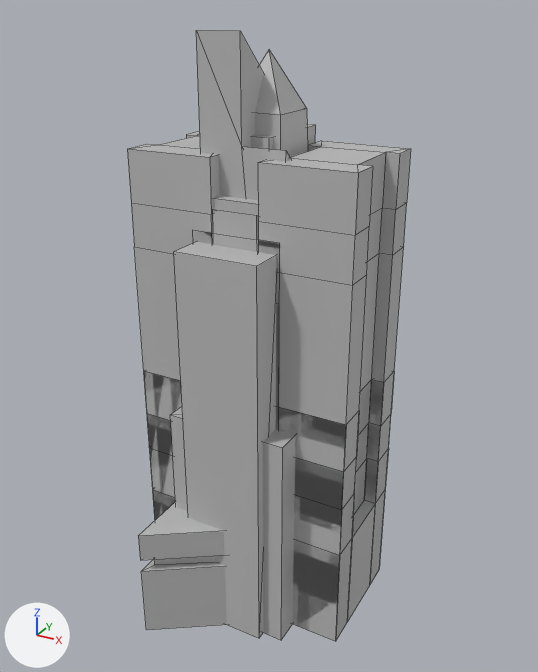
The FBX model Assets/Art/Mesh/Buildings.fbx as it was, and as the next commit left it.
Before and after are seen from a 50 mm lens placed at (0.0437, -0.0795, 0.0789), pointed at (-0.0001, 0.0002, 0.039). Lighting does not change. The marker at lower left points along +X, +Y and +Z. Mesh edges are drawn as thin lines. Where no turn or scale is listed for an object, it has been applied to the vertices.

Names of what the first picture shows: 'b00', 'b02', 'b04', 'b05', 'b10', 'b11', 'b13', 'b14', 'b15', 'b16', 'b17'.
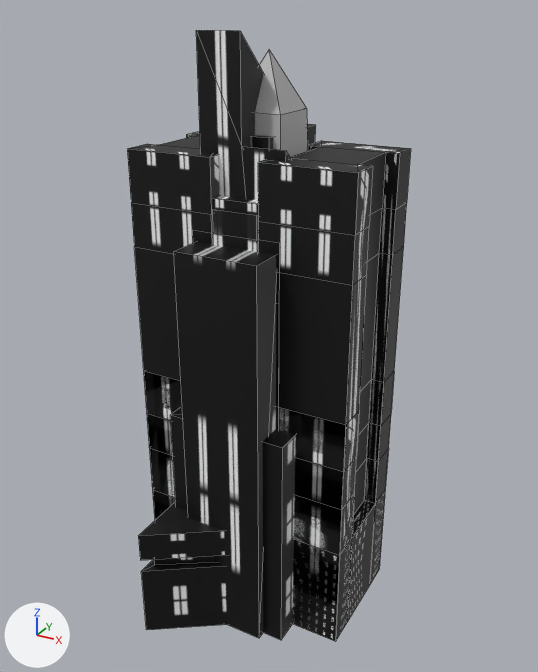
Where the change shows, as pixel boxes [x1, y1, x2, y2] in the pictures (538 x 672 px):
'b02', recoloured (grey to black)
    both: [127, 131, 411, 642]
'b14', recoloured (grey to black)
    both: [174, 195, 276, 638]
'b16', recoloured
    both: [144, 371, 394, 641]
'b15', recoloured (grey to black)
    both: [196, 30, 291, 200]
'b10', recoloured (grey to black)
    both: [138, 502, 227, 630]
'b13', recoloured (grey to black)
    both: [170, 406, 296, 640]
'b04', recoloured (grey to black)
    both: [193, 209, 280, 430]
'b17', recoloured (grey to black)
    both: [251, 124, 316, 150]
'b11', recoloured
    both: [276, 306, 279, 427]
'b05', recoloured
    both: [276, 304, 279, 428]

The change, as a list of edits to the scene's bpy script:
```text
Add img_windowsmask_png:
    img_windowsmask_png = load_image('WindowsMask.png', '../Textures/WindowsMask.png', 512, 512, 'sRGB')
Add mat_buildingswindows:
    mat_buildingswindows = principled_material('BuildingsWindows')
    mat_buildingswindows.texture = img_windowsmask_png
Change me_mesh_016:
    where me_mesh_016.from_pydata(...)  # 108 vertices, 107 faces; spans x -0.0149..0.0149, y -0.0082..0.0082, z 0.0..0.034
    remove me_mesh_016.materials.append(mat_lambert1)  # grey #bcbcbc
    add me_mesh_016.materials.append(mat_buildingswindows)  # picture img_windowsmask_png
Change me_mesh_013:
    where me_mesh_013.from_pydata(...)  # 24 vertices, 23 faces; spans x -0.0054..0.0077, y -0.0127..0.0127, z 0.0..0.0589
    remove me_mesh_013.materials.append(mat_lambert1)  # grey #bcbcbc
    add me_mesh_013.materials.append(mat_buildingswindows)  # picture img_windowsmask_png
Change me_mesh_012:
    where me_mesh_012.from_pydata(...)  # 16 vertices, 14 faces; spans x -0.0056..0.0056, y -0.0063..0.0104, z 0.0..0.0768
    remove me_mesh_012.materials.append(mat_lambert1)  # grey #bcbcbc
    add me_mesh_012.materials.append(mat_buildingswindows)  # picture img_windowsmask_png
Change me_mesh_001:
    where me_mesh_001.from_pydata(...)  # 16 vertices, 15 faces; spans x -0.0059..0.0059, y -0.0082..0.0082, z 0.0..0.0577
    remove me_mesh_001.materials.append(mat_lambert1)  # grey #bcbcbc
    add me_mesh_001.materials.append(mat_buildingswindows)  # picture img_windowsmask_png
Change me_mesh_005:
    where me_mesh_005.from_pydata(...)  # 32 vertices, 30 faces; spans x -0.0059..0.0059, y -0.0082..0.0082, z 0.0..0.0475
    remove me_mesh_005.materials.append(mat_lambert1)  # grey #bcbcbc
    add me_mesh_005.materials.append(mat_buildingswindows)  # picture img_windowsmask_png
Change me_mesh_006:
    where me_mesh_006.from_pydata(...)  # 96 vertices, 88 faces; spans x -0.0149..0.0149, y -0.0082..0.0082, z 0.0..0.0636
    remove me_mesh_006.materials.append(mat_lambert1)  # grey #bcbcbc
    add me_mesh_006.materials.append(mat_buildingswindows)  # picture img_windowsmask_png
Change me_mesh:
    where me_mesh.from_pydata(...)  # 32 vertices, 30 faces; spans x -0.0059..0.0059, y -0.0082..0.0082, z 0.0..0.0475
    remove me_mesh.materials.append(mat_lambert1)  # grey #bcbcbc
    add me_mesh.materials.append(mat_buildingswindows)  # picture img_windowsmask_png
Change me_mesh_017:
    where me_mesh_017.from_pydata(...)  # 18 vertices, 15 faces; spans x -0.0054..0.0054, y -0.0078..0.0078, z 0.0..0.0656
    remove me_mesh_017.materials.append(mat_lambert1)  # grey #bcbcbc
    add me_mesh_017.materials.append(mat_buildingswindows)  # picture img_windowsmask_png
Change me_mesh_014:
    where me_mesh_014.from_pydata(...)  # 16 vertices, 11 faces; spans x -0.0082..0.0082, y -0.0115..0.0115, z 0.0..0.0307
    remove me_mesh_014.materials.append(mat_lambert1)  # grey #bcbcbc
    add me_mesh_014.materials.append(mat_buildingswindows)  # picture img_windowsmask_png
Change me_mesh_011:
    where me_mesh_011.from_pydata(...)  # 32 vertices, 27 faces; spans x -0.009..0.009, y -0.0189..0.0189, z 0.0..0.0162
    remove me_mesh_011.materials.append(mat_lambert1)  # grey #bcbcbc
    add me_mesh_011.materials.append(mat_buildingswindows)  # picture img_windowsmask_png
```
